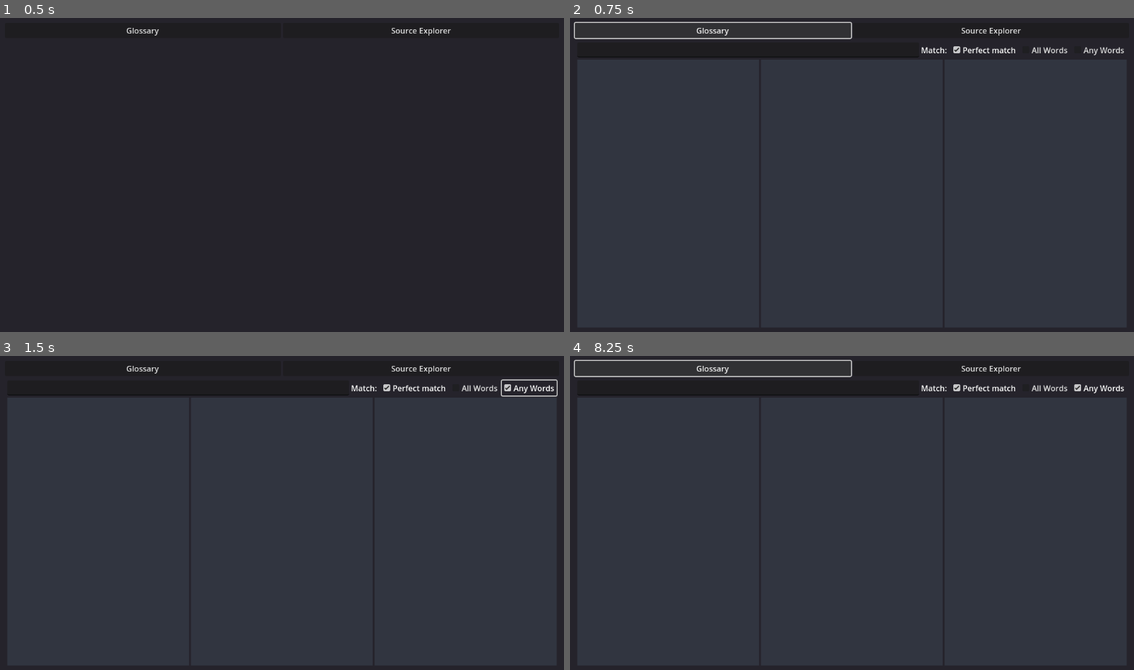
Above: before the commit, frames 1-4 (two rows, left to right).
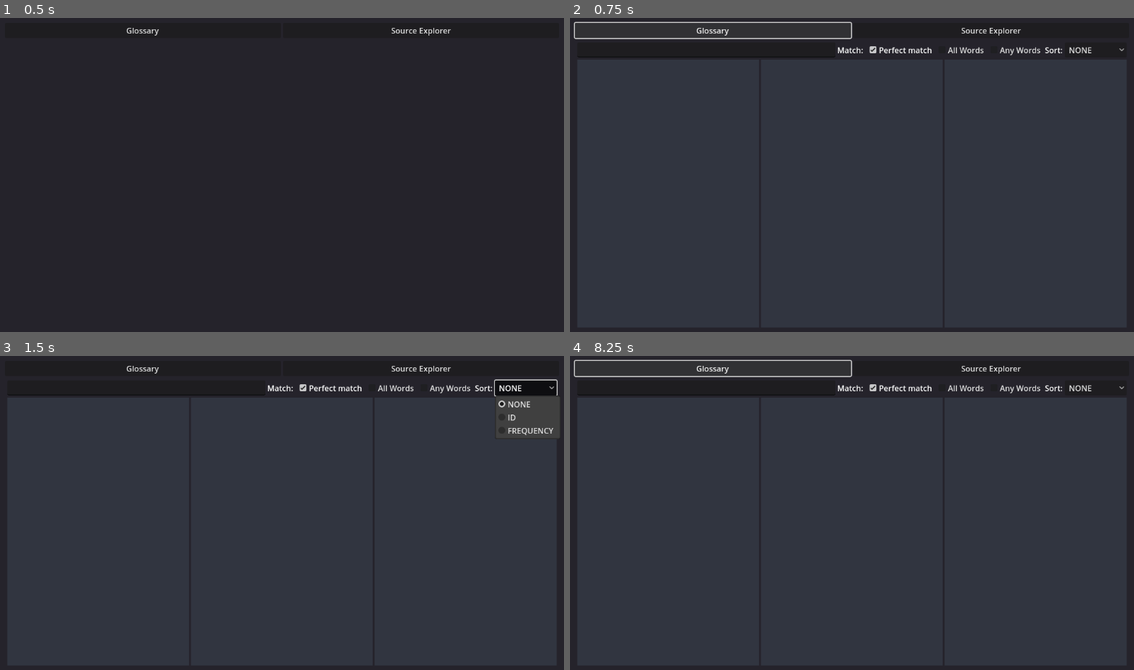
Above: after the commit, the same moments.

Repository: noidexe/rosita-eston
Game: Godot game, scene res://scenes/main.tscn
Two runs of this game, one before a commit and one after it. Both use one fixed random seed, a clock stepped at 60 frames per second and the inputs below. The engine's default icon, where the game draws it, is replaced by a stand-in: a white triangle on a blue panel in a dark square.
Inputs (mouse positions are in pixels of both pictures, inside the frame that each line leads up to):
- Up to frame 1 (0.5 s): no input
- Up to frame 2 (0.75 s): click "Glossary" at 0.5 s
- Up to frame 3 (1.5 s): click (524, 387) at 1.25 s, where only the run after the commit has a clickable "NONE"
- Up to frame 4 (8.25 s): click "Source Explorer" at 2 s; click (1111, 437) at 2.77 s; type "12" at 2.85 s; click "Next" at 3.5 s; click "Next" at 4.25 s; click "Select" at 5 s; click "Create" at 5.75 s; click "Previous" at 6.5 s; click "Add Definition" at 7.25 s; click "Glossary" at 8 s

Frame 1 is identical in both runs. In frame 2, 0.7% of the frame differs, in the area x 47-99%, y 8-13%; in frame 3, 1.4%, in the area x 47-100%, y 7-27%; in frame 4, 0.7%.

Commit message:
Add sort modes to glossary search

Diff:
--- a/autoloads/Database.gd
+++ b/autoloads/Database.gd
@@ -40,10 +40,12 @@
 
 ## Defines a search query in the glossary
 class GlossarySearchQuery extends RefCounted:
+	enum SortMode { NONE, ID, FREQUENCY }
 	var string : String
 	var perfect_match : bool
 	var match_all_words : bool
 	var match_any_words : bool
+	var sort_mode := SortMode.NONE
 
 
 ## Data Structure to handle Glyphs
@@ -281,15 +283,22 @@
 	var result : Array[Glyph] = []
 	var ids : Array[int] = []
 	if query.string.is_empty():
-		return glyph_db.get_all()
-	query.string = query.string.to_lower()
-	if query.perfect_match:
-		ids += definition_db.get_glyph_ids(query.string)
-	if query.match_all_words:
-		ids += definition_db.get_glyph_ids_wordset(RositaDB.extract_words(query.string))
-	if query.match_any_words:
-		ids += word_db.get_glyph_ids_from_sentece(query.string)
-	result = glyph_db.get_from_ids(ids)
+		result = glyph_db.get_all()
+	else:
+		query.string = query.string.to_lower()
+		if query.perfect_match:
+			ids += definition_db.get_glyph_ids(query.string)
+		if query.match_all_words:
+			ids += definition_db.get_glyph_ids_wordset(RositaDB.extract_words(query.string))
+		if query.match_any_words:
+			ids += word_db.get_glyph_ids_from_sentece(query.string)
+		result = glyph_db.get_from_ids(ids)
+
+	if query.sort_mode == GlossarySearchQuery.SortMode.ID:
+		result.sort_custom(func(a: Glyph, b: Glyph): return a.id < b.id )
+	elif query.sort_mode == GlossarySearchQuery.SortMode.FREQUENCY:
+		result.sort_custom(func(a: Glyph, b: Glyph): return a.locations.size() > b.locations.size() )
+
 	return result
 
 #====[ Glyph handling ]#
--- a/scenes/Glossary/glossary.gd
+++ b/scenes/Glossary/glossary.gd
@@ -3,6 +3,11 @@
 
 signal glyph_selected(glyph: Database.Glyph)
 signal source_selected(path: String)
+
+func _ready() -> void:
+	for key in Database.GlossarySearchQuery.SortMode.keys():
+		%Sort.add_item(key)
+	%Sort.selected = 0
 
 func _on_query_text_submitted(new_text: String) -> void:
 	var query := Database.GlossarySearchQuery.new()
@@ -10,6 +15,7 @@
 	query.perfect_match = %Perfect.button_pressed
 	query.match_all_words = %AllWords.button_pressed
 	query.match_any_words = %AnyWords.button_pressed
+	query.sort_mode = %Sort.selected as Database.GlossarySearchQuery.SortMode
 	var result := Database.glossary_search(query)
 	clear()
 	for glyph in result:
@@ -56,3 +62,7 @@
 
 func _on_any_words_toggled(_toggled_on: bool) -> void:
 	_on_query_text_submitted(%Query.text)
+
+
+func _on_sort_item_selected(_index: int) -> void:
+	_on_query_text_submitted(%Query.text)
--- a/scenes/Glossary/glossary.tscn
+++ b/scenes/Glossary/glossary.tscn
@@ -49,6 +49,14 @@
 layout_mode = 2
 text = "Any Words"
 
+[node name="Label" type="Label" parent="SearchBox"]
+layout_mode = 2
+text = "Sort:"
+
+[node name="Sort" type="OptionButton" parent="SearchBox"]
+unique_name_in_owner = true
+layout_mode = 2
+
 [node name="Content" type="HBoxContainer" parent="."]
 unique_name_in_owner = true
 layout_mode = 2
@@ -95,3 +103,4 @@
 [connection signal="toggled" from="SearchBox/Perfect" to="." method="_on_perfect_toggled"]
 [connection signal="toggled" from="SearchBox/AllWords" to="." method="_on_all_words_toggled"]
 [connection signal="toggled" from="SearchBox/AnyWords" to="." method="_on_any_words_toggled"]
+[connection signal="item_selected" from="SearchBox/Sort" to="." method="_on_sort_item_selected"]
